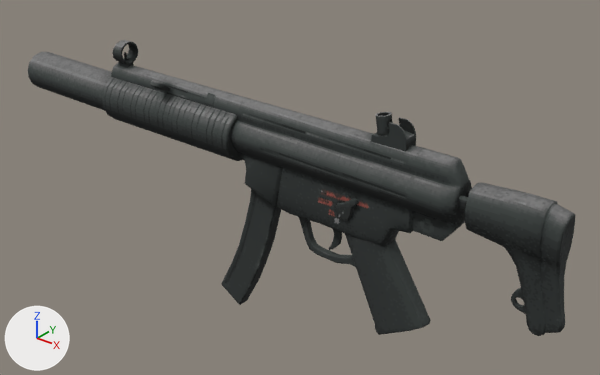
Before and after pictures for a commit that changed the glTF model assets/models/touch-grass-mp5/scene.gltf.
The view is the same before and after, from a camera (50 mm lens) standing at (3.52, -4.05, 3.95) and looking at (0.08, 0.24, 1.29). Arrows for +X, +Y and +Z are at lower left; the lights stay in place. The older version comes first. Where no turn or scale is listed for an object, it has been applied to the vertices.

Objects in the first picture: 'MP5_weapon.001_0', 'body_weapon.001_0', 'butt_weapon.001_0', 'button_weapon.001_0', 'clip_weapon.001_0', 'handguard_weapon.001_0', 'muffler_weapon.001_0', 'shutter_weapon.001_0', 'sight_1_weapon.001_0', 'sight_2_weapon.001_0', 'trigger_weapon.001_0'.
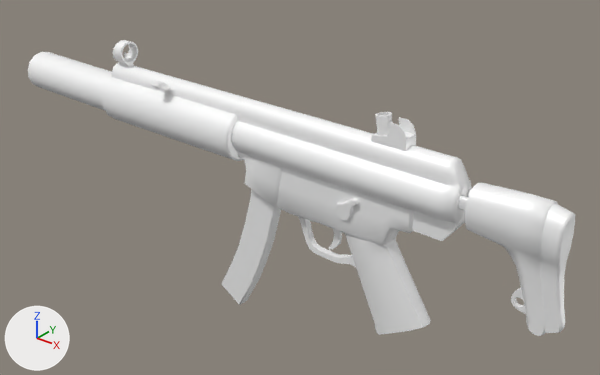
The change in detail:
Material 'TouchGrass_MP5_Base' (mat_touchgrass_mp5_base) is new.
Its base color is (1.0, 1.0, 1.0) (white #ffffff).
Its metallic is 0.14.
Its roughness is 0.42.
me_mp5_weapon_001_0 has 332 vertices, 618 faces and spans x -1.56..1.53, y -0.15..0.15, z -0.24..0.48.
me_mp5_weapon_001_0 no longer uses material mat_weapon_001 (picture img_weapon_001_basecolor_png).
me_mp5_weapon_001_0 gains material mat_touchgrass_mp5_base (white #ffffff).
me_body_weapon_001_0 has 196 vertices, 362 faces and spans x 0.133..1.361, y -0.084..0.084, z -0.933..0.1.
me_body_weapon_001_0 no longer uses material mat_weapon_001 (picture img_weapon_001_basecolor_png).
me_body_weapon_001_0 gains material mat_touchgrass_mp5_base (white #ffffff).
me_butt_weapon_001_0 has 347 vertices, 646 faces and spans x -1.11..0.63, y -0.11..0.11, z -0.69..0.17.
me_butt_weapon_001_0 no longer uses material mat_weapon_001 (picture img_weapon_001_basecolor_png).
me_butt_weapon_001_0 gains material mat_touchgrass_mp5_base (white #ffffff).
me_button_weapon_001_0 has 38 vertices, 62 faces and spans x -0.066..0.12, y -0.028..0.017, z -0.066..0.127.
me_button_weapon_001_0 no longer uses material mat_weapon_001 (picture img_weapon_001_basecolor_png).
me_button_weapon_001_0 gains material mat_touchgrass_mp5_base (white #ffffff).
me_clip_weapon_001_0 has 68 vertices, 132 faces and spans x -0.481..0.117, y -0.048..0.048, z -1.102..0.046.
me_clip_weapon_001_0 no longer uses material mat_weapon_001 (picture img_weapon_001_basecolor_png).
me_clip_weapon_001_0 gains material mat_touchgrass_mp5_base (white #ffffff).
me_handguard_weapon_001_0 has 56 vertices, 108 faces and spans x -1.571..-0.219, y -0.192..0.192, z 0.007..0.4.
me_handguard_weapon_001_0 no longer uses material mat_weapon_001 (picture img_weapon_001_basecolor_png).
me_handguard_weapon_001_0 gains material mat_touchgrass_mp5_base (white #ffffff).
me_muffler_weapon_001_0 has 70 vertices, 124 faces and spans x -1.027..0.002, y -0.158..0.156, z -0.159..0.171.
me_muffler_weapon_001_0 no longer uses material mat_weapon_001 (picture img_weapon_001_basecolor_png).
me_muffler_weapon_001_0 gains material mat_touchgrass_mp5_base (white #ffffff).
me_shutter_weapon_001_0 has 68 vertices, 124 faces and spans x -0.039..0.051, y -0.152..0.03, z -0.025..0.097.
me_shutter_weapon_001_0 no longer uses material mat_weapon_001 (picture img_weapon_001_basecolor_png).
me_shutter_weapon_001_0 gains material mat_touchgrass_mp5_base (white #ffffff).
me_sight_1_weapon_001_0 has 307 vertices, 567 faces and spans x -0.131..0.125, y -0.057..0.057, z -0.092..0.114.
me_sight_1_weapon_001_0 no longer uses material mat_weapon_001 (picture img_weapon_001_basecolor_png).
me_sight_1_weapon_001_0 gains material mat_touchgrass_mp5_base (white #ffffff).
me_sight_2_weapon_001_0 has 96 vertices, 190 faces and spans x -0.065..0.048, y -0.088..0.088, z -0.008..0.222.
me_sight_2_weapon_001_0 no longer uses material mat_weapon_001 (picture img_weapon_001_basecolor_png).
me_sight_2_weapon_001_0 gains material mat_touchgrass_mp5_base (white #ffffff).
me_trigger_weapon_001_0 has 42 vertices, 76 faces and spans x -0.061..0.061, y -0.013..0.013, z -0.277..0.0.
me_trigger_weapon_001_0 no longer uses material mat_weapon_001 (picture img_weapon_001_basecolor_png).
me_trigger_weapon_001_0 gains material mat_touchgrass_mp5_base (white #ffffff).

Changed parts and their boxes (x1, y1, x2, y2) in the pictures (600 x 375 px):
'MP5_weapon.001_0', recoloured (grey to white): (111, 62, 472, 241) in both
'body_weapon.001_0', recoloured (black to white): (277, 167, 431, 335) in both
'butt_weapon.001_0', recoloured (black to white): (458, 183, 576, 336) in both
'handguard_weapon.001_0', recoloured (grey to white): (102, 77, 244, 161) in both
'clip_weapon.001_0', recoloured (black to white): (221, 189, 281, 305) in both
'muffler_weapon.001_0', recoloured (grey to white): (28, 52, 112, 111) in both
'sight_1_weapon.001_0', recoloured (black to white): (371, 112, 416, 152) in both
'sight_2_weapon.001_0', recoloured (black to white): (113, 40, 138, 68) in both
'button_weapon.001_0', recoloured (black to white): (335, 198, 359, 221) in both
'trigger_weapon.001_0', recoloured: (329, 229, 342, 250) in both
'shutter_weapon.001_0', recoloured: (150, 80, 170, 91) in both
